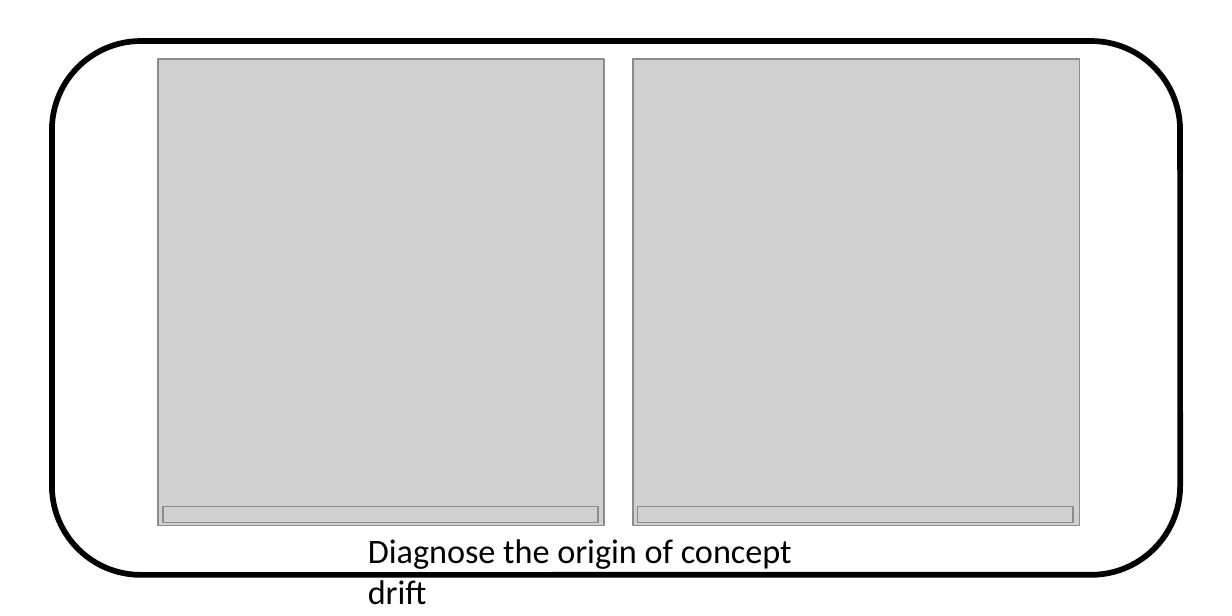
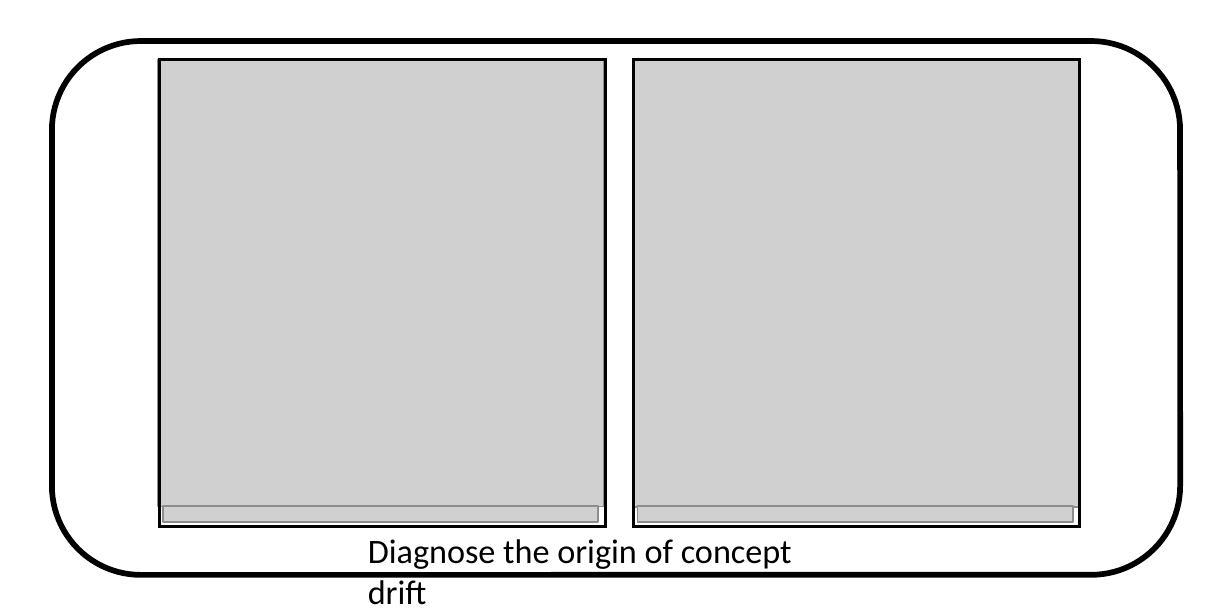
Before and after one commit to kgzhang0801/cd_paper, a slide deck: slide 6 of figures/v14/flow_chart/gen_fig_most_updated_1.pptx. Drawn at 1232x616 pixels with LibreOffice and Linux fonts; fonts in the diff are those of the drawing; grey boxes stand for pictures. Boxes give left, top, right and bottom in pixels: in the first picture for what was removed or moved away, otherwise in the second. Text is boxed around its words. In the diff, an @@ line names an element or a change of style, - is before the commit and + after.

```diff
--- a/figures/v14/flow_chart/gen_fig_most_updated_1.pptx
+++ b/figures/v14/flow_chart/gen_fig_most_updated_1.pptx
@@ rectangle added at (160,59,606,526), outline #000000 1.5 pt @@
@@ picture: place and size @@
-picture at (634,59,1080,526)
+picture at (634,59,1080,506)
@@ rectangle added at (634,59,1080,526), outline #000000 1.5 pt @@
@@ picture: place and size @@
-picture at (157,59,604,526)
+picture at (157,60,604,508)
```
Also in this commit, not shown: 1 other slide changed, 4 other files.
